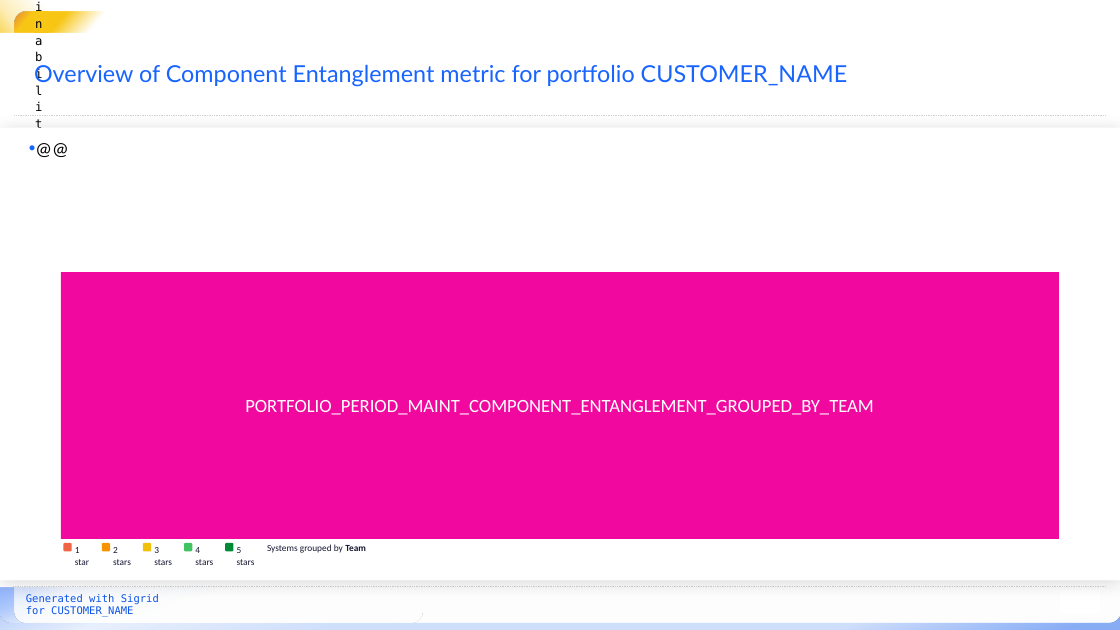
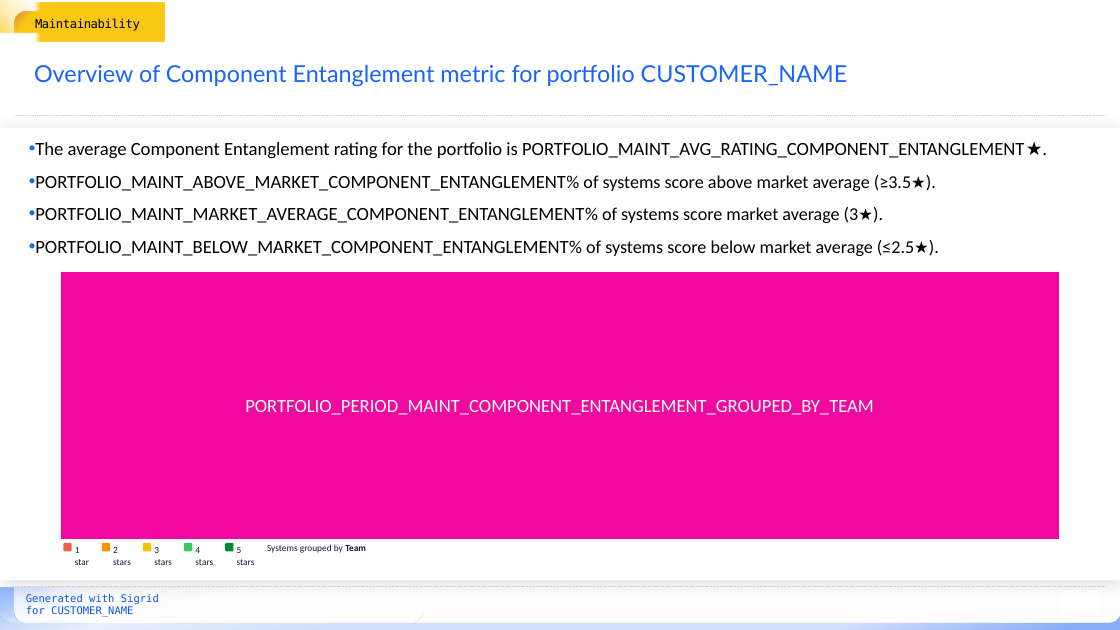
Before and after one commit to Software-Improvement-Group/sigrid-report-generator, a slide deck: slide 15 of src/report_generator/presets/templates/portfolio-metrics.pptx (slide 19 before the commit). Drawn at 1120x630 pixels with LibreOffice and Linux fonts; fonts in the diff are those of the drawing; background and template pictures are left out. Boxes give left, top, right and bottom in pixels: in the first picture for what was removed or moved away, otherwise in the second. Text is boxed around its words. In the diff, an @@ line names an element or a change of style, - is before the commit and + after.

Commit message:
Update portfolio metrics template

```diff
--- a/src/report_generator/presets/templates/portfolio-metrics.pptx
+++ b/src/report_generator/presets/templates/portfolio-metrics.pptx
@@ text "Maintainability" rewrapped from [35,12,49,33] to [35,18,140,31] @@
@@ text at [35,142,1024,256]: text changed @@
-• @@
+• The average Component Entanglement rating for the portfolio is PORTFOLIO_MAINT_AVG_RATING_COMPONENT_ENTANGLEMENT ★.
+• PORTFOLIO_MAINT_ABOVE_MARKET_COMPONENT_ENTANGLEMENT% of systems score above market average (≥3.5★).
+• PORTFOLIO_MAINT_MARKET_AVERAGE_COMPONENT_ENTANGLEMENT% of systems score market average (3★).
+• PORTFOLIO_MAINT_BELOW_MARKET_COMPONENT_ENTANGLEMENT% of systems score below market average (≤2.5★).
```
Also in this commit, not shown: 39 other slides changed, 10 slides removed.
